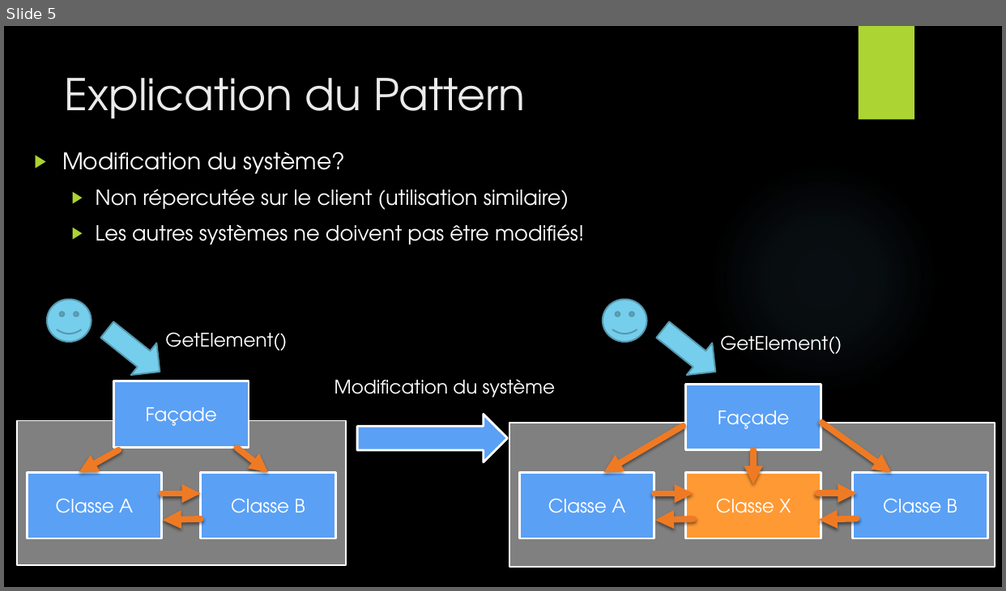
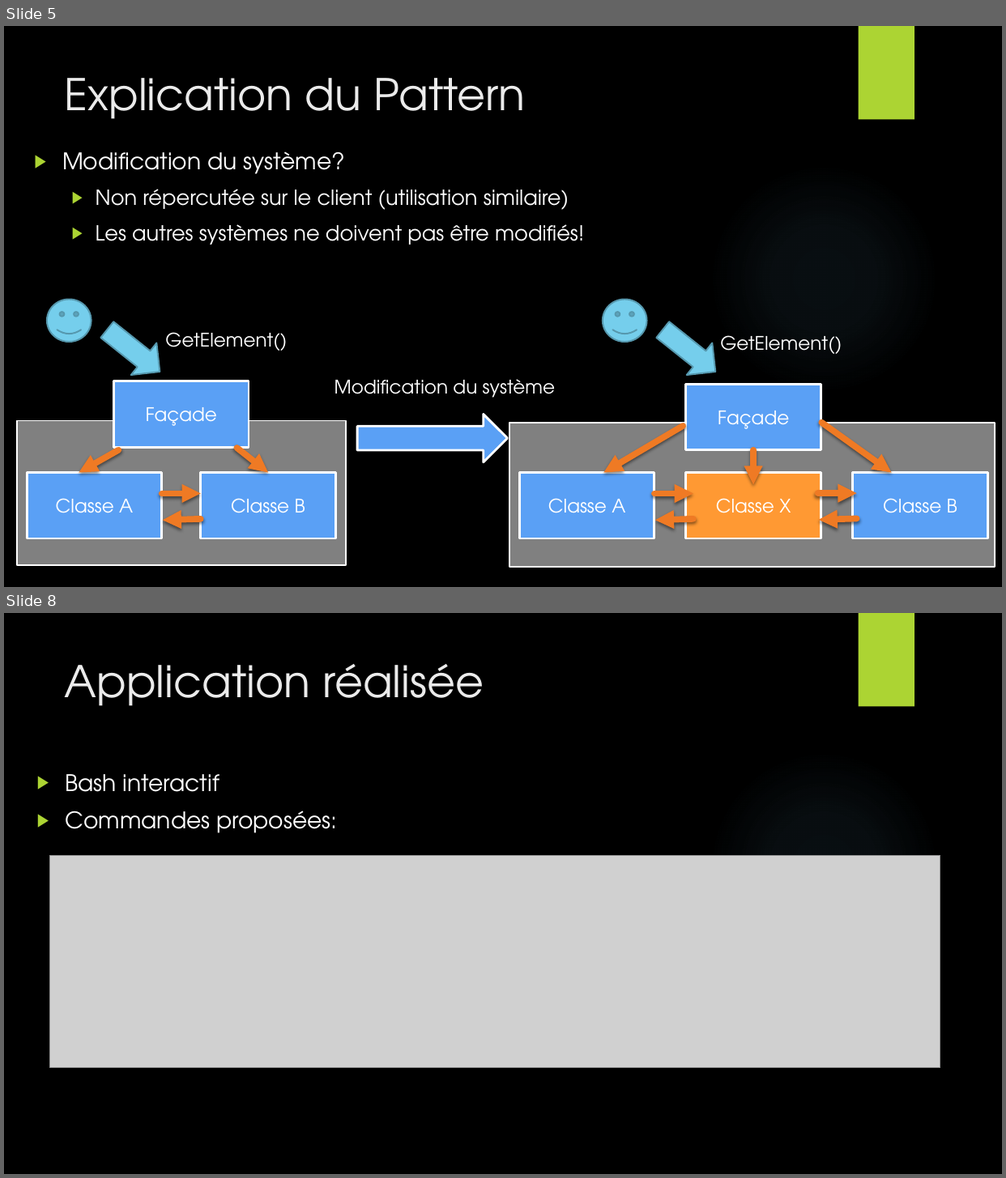
Before and after one commit to PlumpMath/DesignPatternFacade, a slide deck: presentation.pptx. Shown one above the other, each under a label of ours: slide 5 before the commit, slides 5 and 8 after it; the slides between them are not shown. The pictures are 1006x591 and 1006x1178 pixels, drawn with LibreOffice and Linux fonts; fonts in the diff are those of the drawing; grey boxes stand for pictures; background and template pictures are left out. Boxes give left, top, right and bottom in pixels: in the first picture for what was removed or moved away, otherwise in the second. Text is boxed around its words. In the diff, an @@ line names an element or a change of style, - is before the commit and + after.

```diff
--- a/presentation.pptx
+++ b/presentation.pptx
@@ slide 8 added at (x1=4, y1=613, x2=1002, y2=1174), background picture (left out); not listed: 2 template elements that a slide beside it also shows @@
@@ title added at (x1=65, y1=664, x2=484, y2=706), 42 pt, text #EBEBEB @@
+Application réalisée
@@ text added at (x1=65, y1=774, x2=337, y2=833), 22 pt, text #FFFFFF @@
+▶ Bash interactif
+▶ Commandes proposées:
@@ picture added at (x1=49, y1=855, x2=940, y2=1068) @@
```
Also in this commit, not shown: 2 slides changed, 1 other slide added, 7 slides removed, 2 other files.
